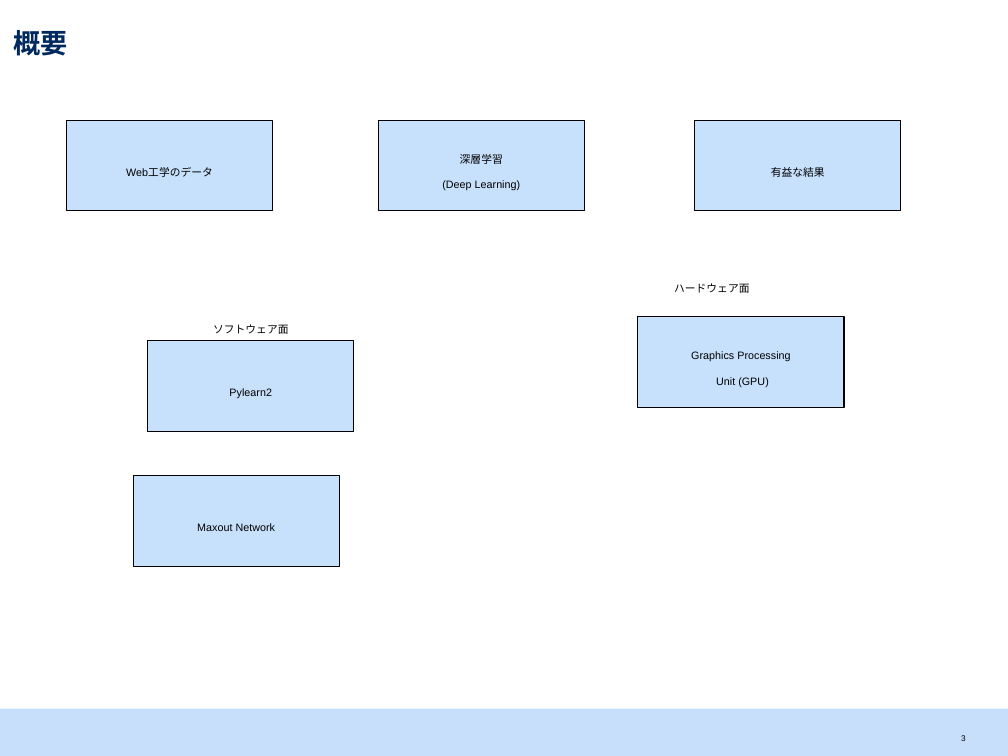
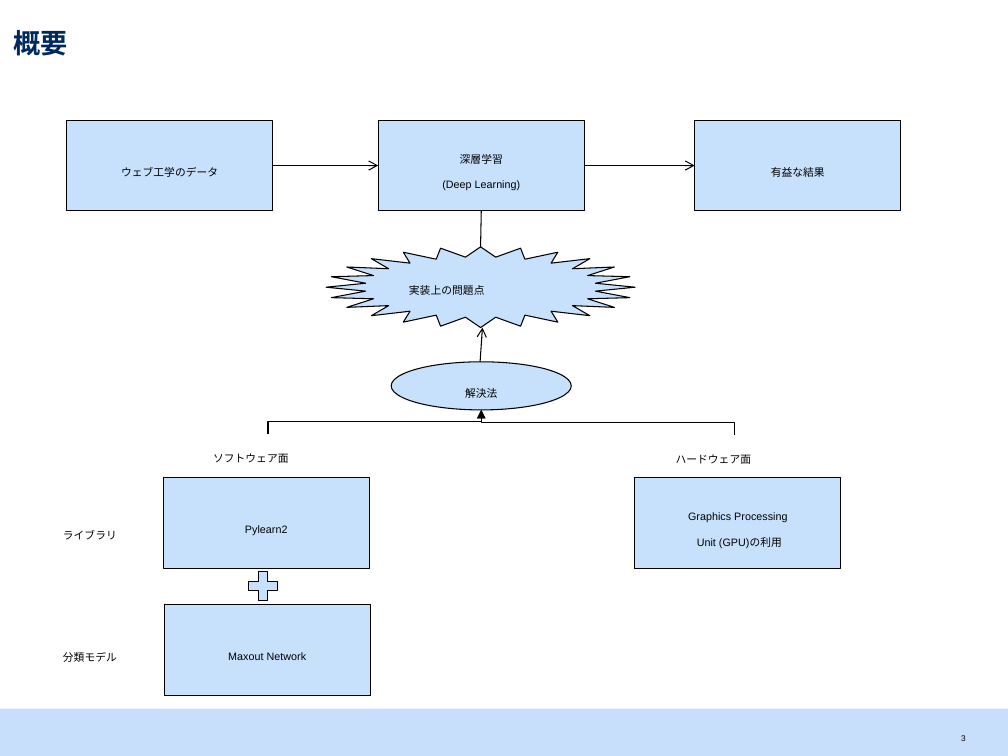
Before and after one commit to srtk/sotsuron, a slide deck: slide 4 of doc/sotsuron_defense/bd.pptx. Drawn at 1008x756 pixels with LibreOffice and Linux fonts; fonts in the diff are those of the drawing. Boxes give left, top, right and bottom in pixels: in the first picture for what was removed or moved away, otherwise in the second. Text is boxed around its words. In the diff, an @@ line names an element or a change of style, - is before the commit and + after.

```diff
--- a/doc/sotsuron_defense/bd.pptx
+++ b/doc/sotsuron_defense/bd.pptx
@@ text in rectangle at [121, 167, 218, 177]: text changed @@
-Web工学のデータ
+ウェブ工学のデータ
@@ arrow added from (273, 166) to (379, 166), #000000 0.75 pt @@
@@ arrow added from (584, 166) to (694, 166), #000000 0.75 pt @@
@@ line added from (481, 211) to (480, 247), #000000 0.75 pt @@
@@ star added at [326, 247, 635, 328], fill #C7E0FB, outline #000000 0.75 pt, 13 pt, text #000000 @@
+実装上の問題点
@@ arrow added from (480, 362) to (482, 328), #000000 0.75 pt @@
@@ ellipse added at [391, 362, 571, 410], fill #C7E0FB, outline #000000 0.75 pt, 13 pt, text #000000 @@
+解決法
@@ elbow arrow added from (268, 434) to (481, 410), #000000 0.75 pt @@
@@ elbow arrow added from (734, 435) to (481, 410), #000000 0.75 pt @@
@@ text "ソフトウェア面": place and size @@
-text "ソフトウェア面" at [213, 324, 289, 334]
+text "ソフトウェア面" at [213, 453, 289, 463]
@@ text "ハードウェア面": place and size @@
-text "ハードウェア面" at [674, 283, 750, 293]
+text "ハードウェア面" at [676, 454, 752, 464]
@@ rectangle "Pylearn2": place and size @@
-rectangle "Pylearn2" at [148, 340, 354, 431]
+rectangle "Pylearn2" at [164, 477, 369, 568]
@@ rectangle "Graphics Processing": place and size @@
-rectangle "Graphics Processing" at [638, 317, 843, 407]
+rectangle "Graphics Processing" at [635, 477, 840, 568]
@@ text added at [63, 530, 117, 540], 13 pt, text #000000 @@
+ライブラリ
@@ text in rectangle at [697, 537, 782, 548]: text changed @@
-Unit (GPU)
+Unit (GPU)の利用
@@ plus sign added at [244, 567, 283, 606], fill #C7E0FB, outline #000000 0.75 pt @@
@@ rectangle "Maxout Network": place and size @@
-rectangle "Maxout Network" at [133, 475, 338, 566]
+rectangle "Maxout Network" at [165, 605, 370, 695]
@@ text added at [63, 652, 117, 662], 13 pt, text #000000 @@
+分類モデル
```
Also in this commit, not shown: 11 other slides changed, 7 slides added, 3 slides removed, 1 other file.
